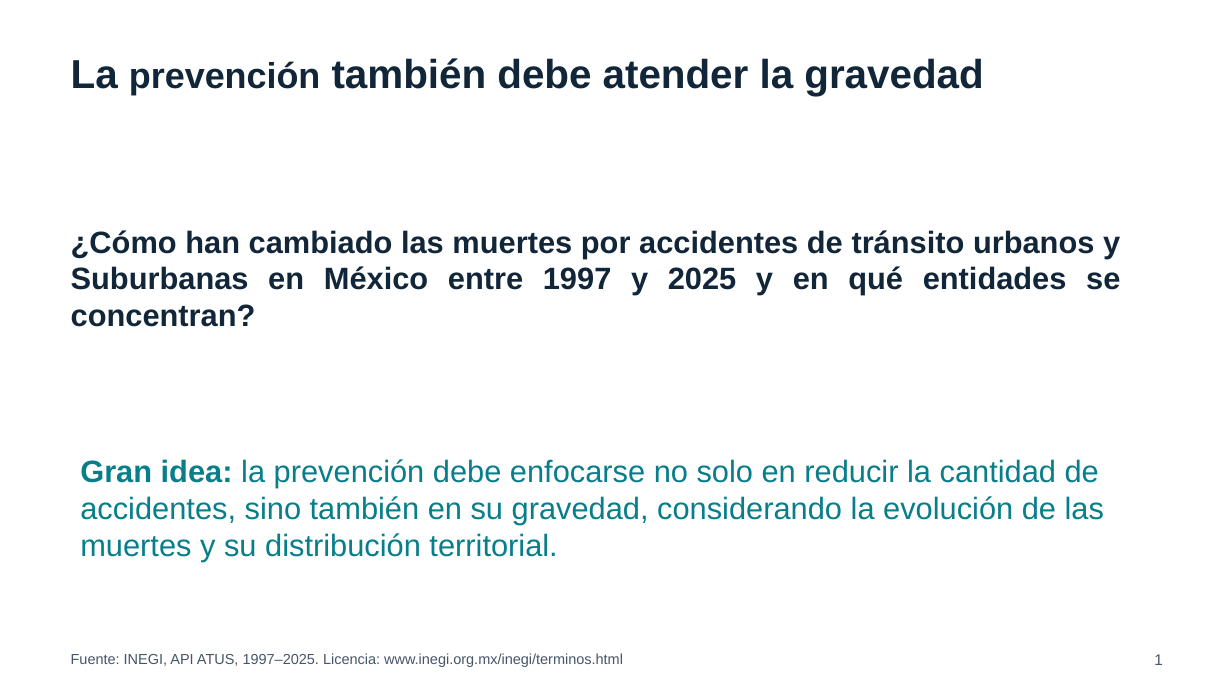
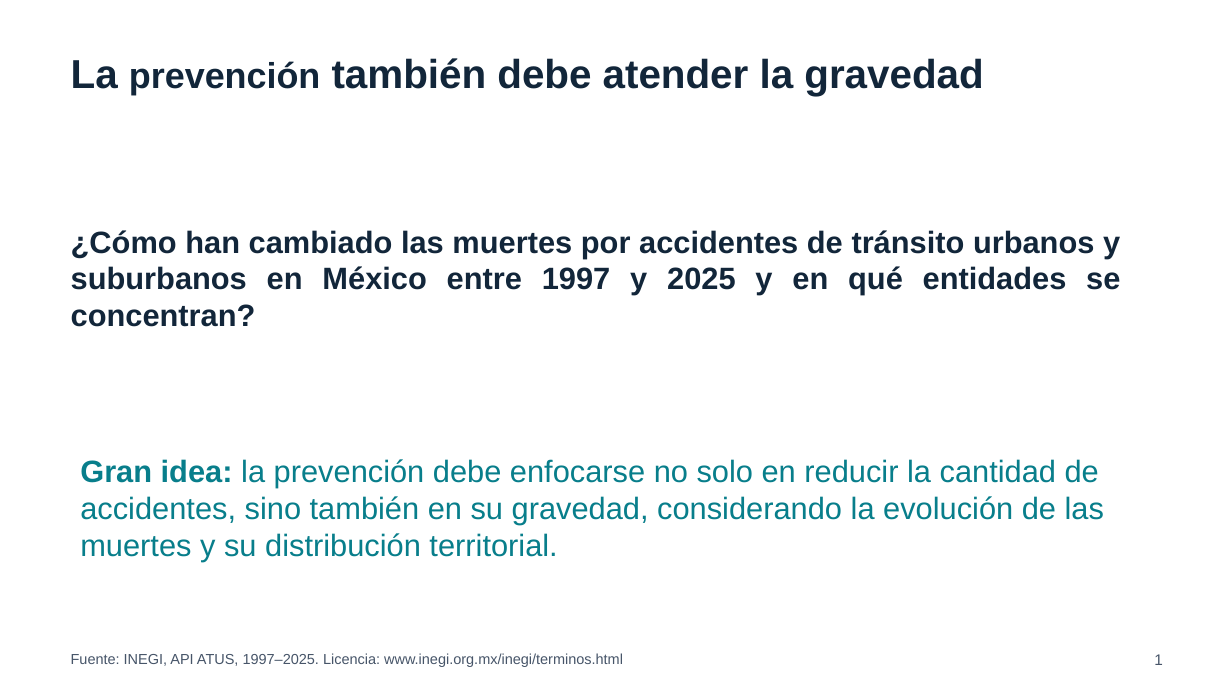
Before and after one commit to Gerar93Dot/Computo-cientifico-ok, a slide deck: slide 2 of docs/presentacion_ATUS_API_actualizada.pptx. Drawn at 1232x693 pixels with LibreOffice and Linux fonts; fonts in the diff are those of the drawing. Boxes give left, top, right and bottom in pixels: in the first picture for what was removed or moved away, otherwise in the second. Text is boxed around its words. In the diff, an @@ line names an element or a change of style, - is before the commit and + after.

Commit message:
Sincroniza última corrección de presentación y PDF

```diff
--- a/docs/presentacion_ATUS_API_actualizada.pptx
+++ b/docs/presentacion_ATUS_API_actualizada.pptx
@@ text at [71,230,1120,327]: text changed @@
-¿Cómo han cambiado las muertes por accidentes de tránsito urbanos y Suburbanas en México entre 1997 y 2025 y en qué entidades se concentran?
+¿Cómo han cambiado las muertes por accidentes de tránsito urbanos y suburbanos en México entre 1997 y 2025 y en qué entidades se concentran?
```
Also in this commit, not shown: 1 other file.
